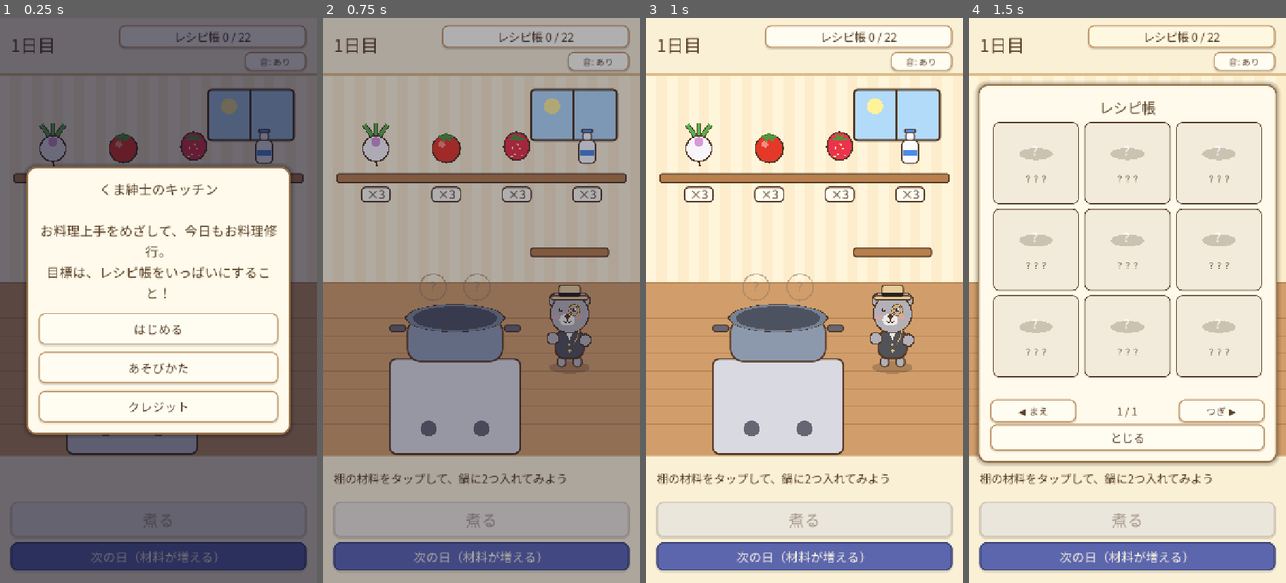
Above: before the commit, frames 1-4 (left to right).
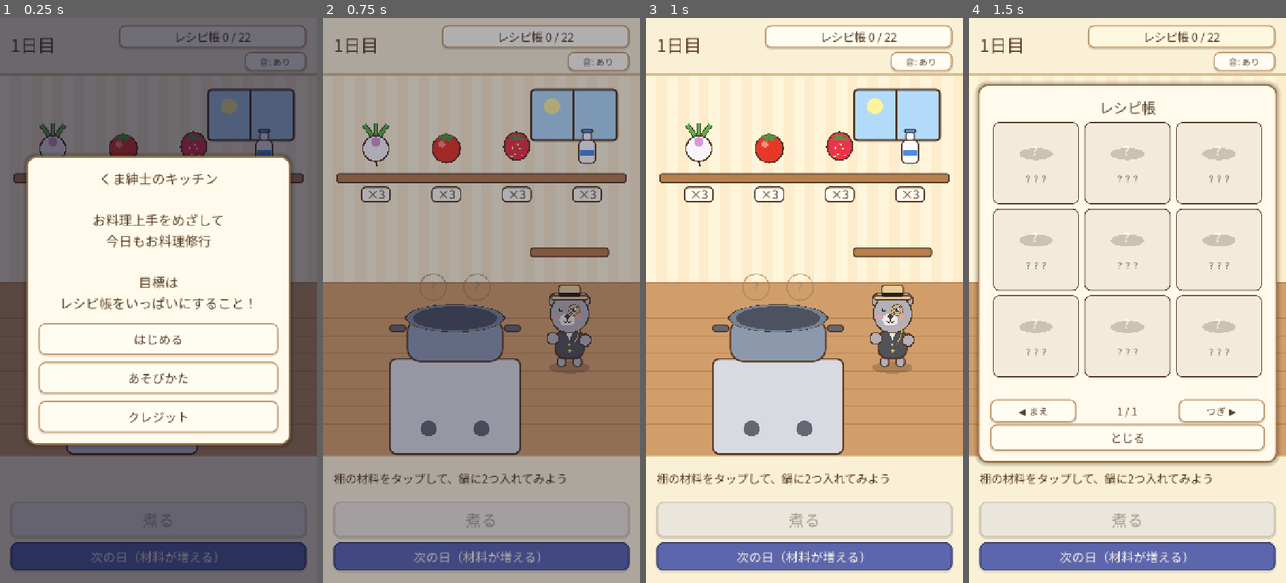
Above: after the commit, the same moments.

Repository: lalalalasuke-jpg/kuma-kitchen
Game: Godot game, scene res://scenes/main.tscn
The game is run twice, just before and just after one commit, with the same random seed, the same clock (stepped at 60 frames per second) and the same inputs.
Inputs:
- Up to frame 1 (0.25 s): no input
- Up to frame 2 (0.75 s): click "はじめる" at 0.5 s
- Up to frame 3 (1 s): no input
- Up to frame 4 (1.5 s): click "レシピ帳 0 / 22" at 1.25 s

The runs differ from the first frame. In frame 1, 12% of the frame differs, in the area x 8-92%, y 24-76%; in frame 2, nothing differs; in frame 3, nothing differs; in frame 4, nothing differs.

Commit message:
タイトルの文章を区切りのいいところで改行
Co-Authored-By: Claude Opus 5.5 <noreply@anthropic.com>

Diff:
--- a/scenes/main.gd
+++ b/scenes/main.gd
@@ -152,7 +152,7 @@
 
 func _show_title() -> void:
 	var best := _load_best()
-	var text := "くま紳士のキッチン\n\nお料理上手をめざして、今日もお料理修行。\n目標は、レシピ帳をいっぱいにすること！"
+	var text := "くま紳士のキッチン\n\nお料理上手をめざして\n今日もお料理修行\n\n目標は\nレシピ帳をいっぱいにすること！"
 	if best > 0:
 		text += "\n\nベスト: %d日でコンプリート" % best
 	_show_popup(text, [["はじめる", _start], ["あそびかた", _show_howto], ["クレジット", _show_credits]])
